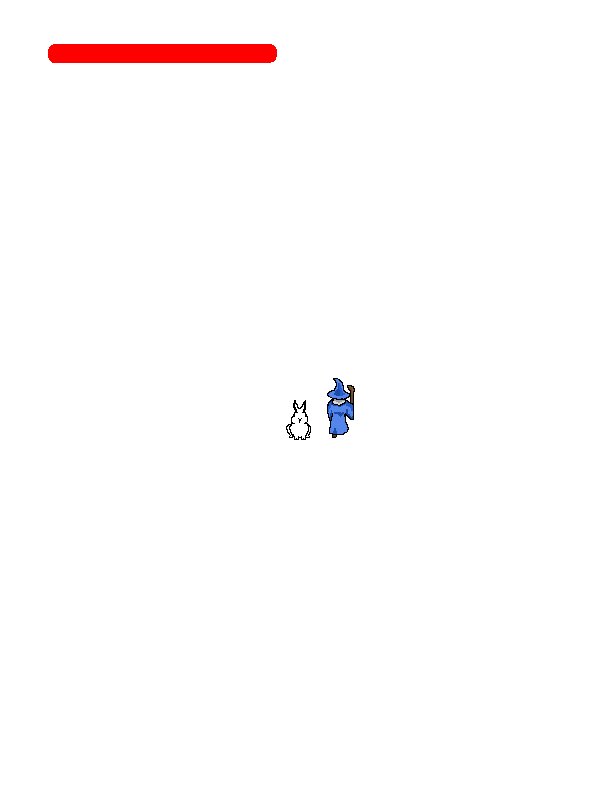
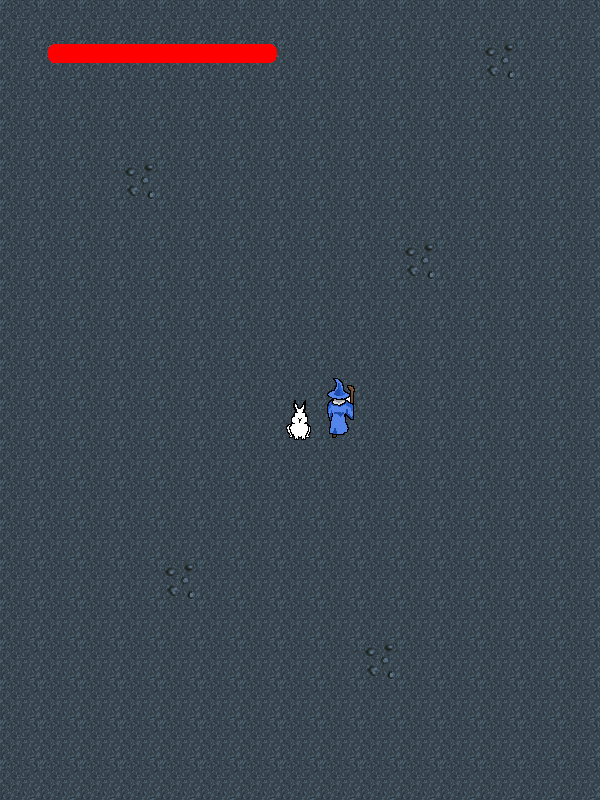
The second 600 x 800 image is a revision of the first. Changes to its layers:
added layer "someRocks" above "caveFloor" over [120, 40, 520, 680]
painted on "caveFloor" over [0, 0, 600, 800]
